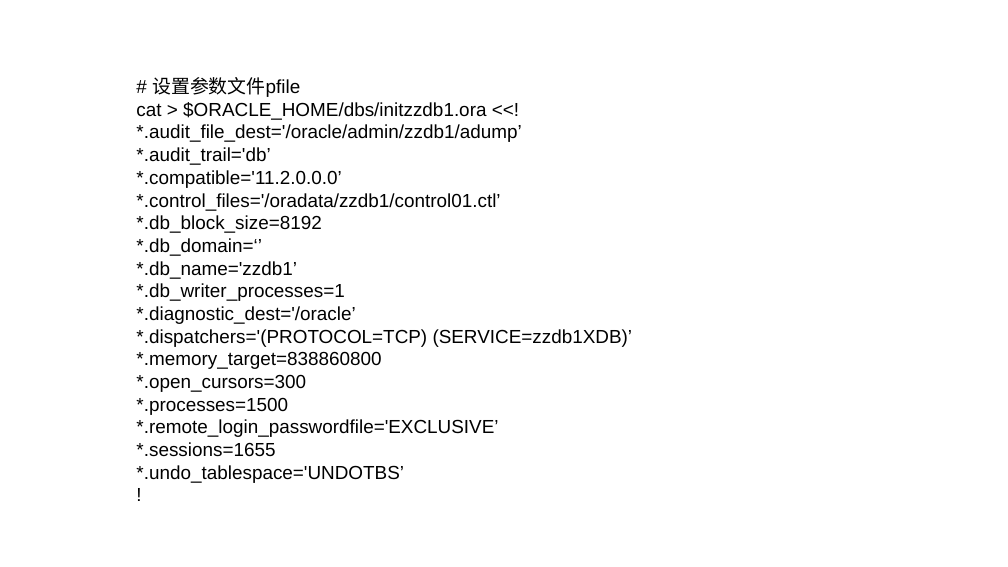
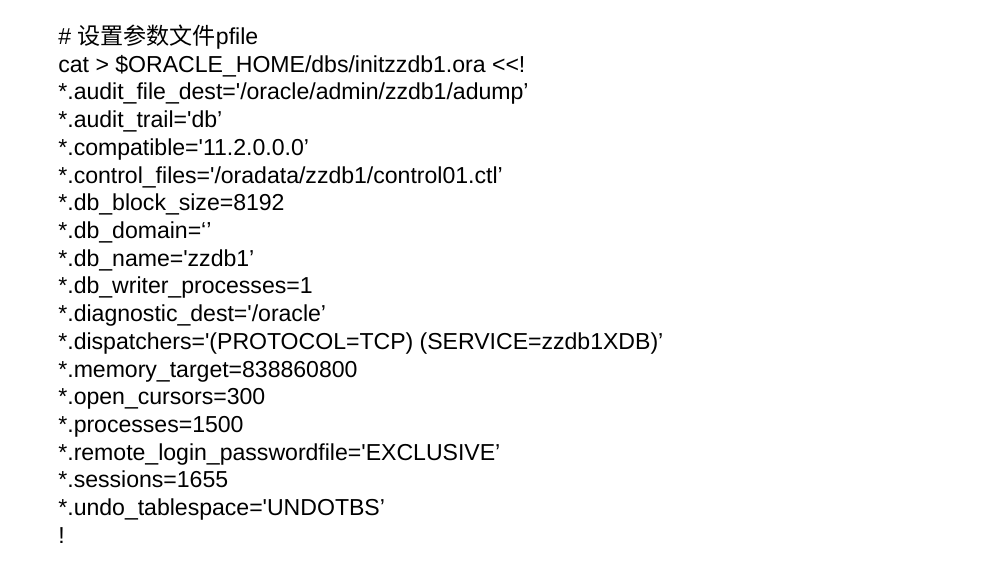
Before and after one commit to YangMengC/-Oracle-, a slide deck: slide 15 of 附加/安装数据库.pptx. Drawn at 1008x567 pixels with LibreOffice and Linux fonts; fonts in the diff are those of the drawing. Boxes give left, top, right and bottom in pixels: in the first picture for what was removed or moved away, otherwise in the second. Text is boxed around its words. In the diff, an @@ line names an element or a change of style, - is before the commit and + after.

```diff
--- a/附加/安装数据库.pptx
+++ b/附加/安装数据库.pptx
@@ text "# 设置参数文件pfile": place and size @@
-text "# 设置参数文件pfile" at box(136, 77, 633, 483)
+text "# 设置参数文件pfile" at box(58, 24, 664, 520)
@@ text "# 设置参数文件pfile" at box(58, 24, 664, 520): size 18 to 22 pt @@
```
Also in this commit, not shown: 5 other slides changed, 38 other files.
